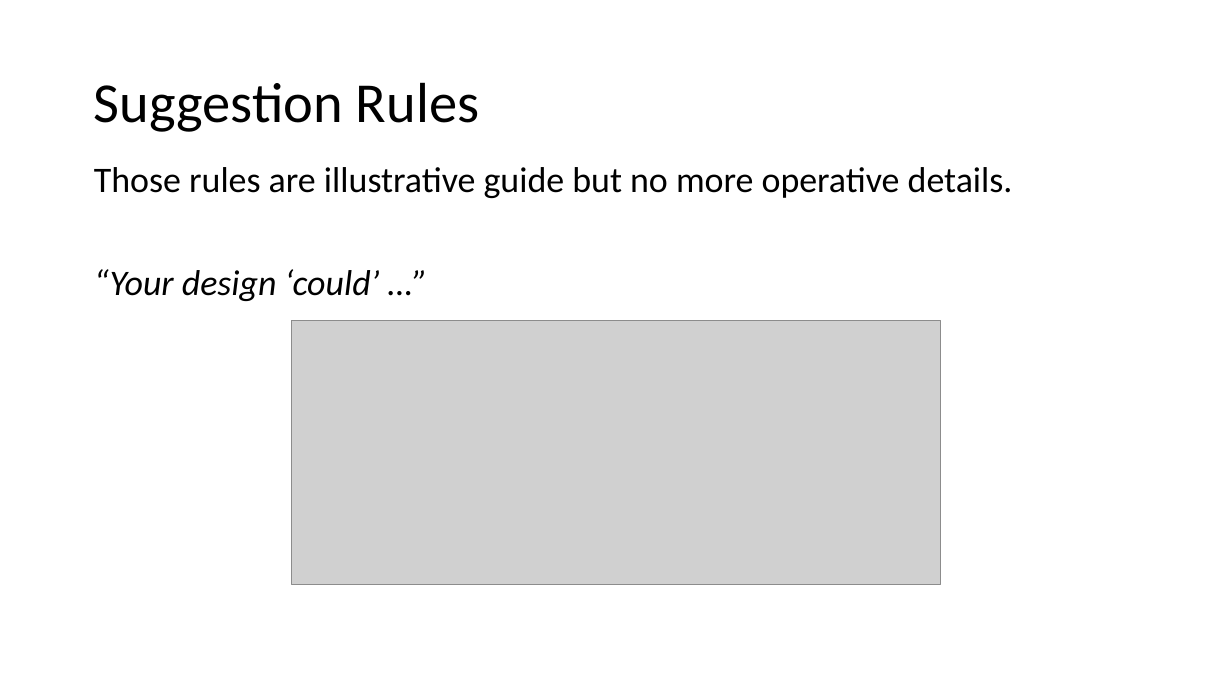
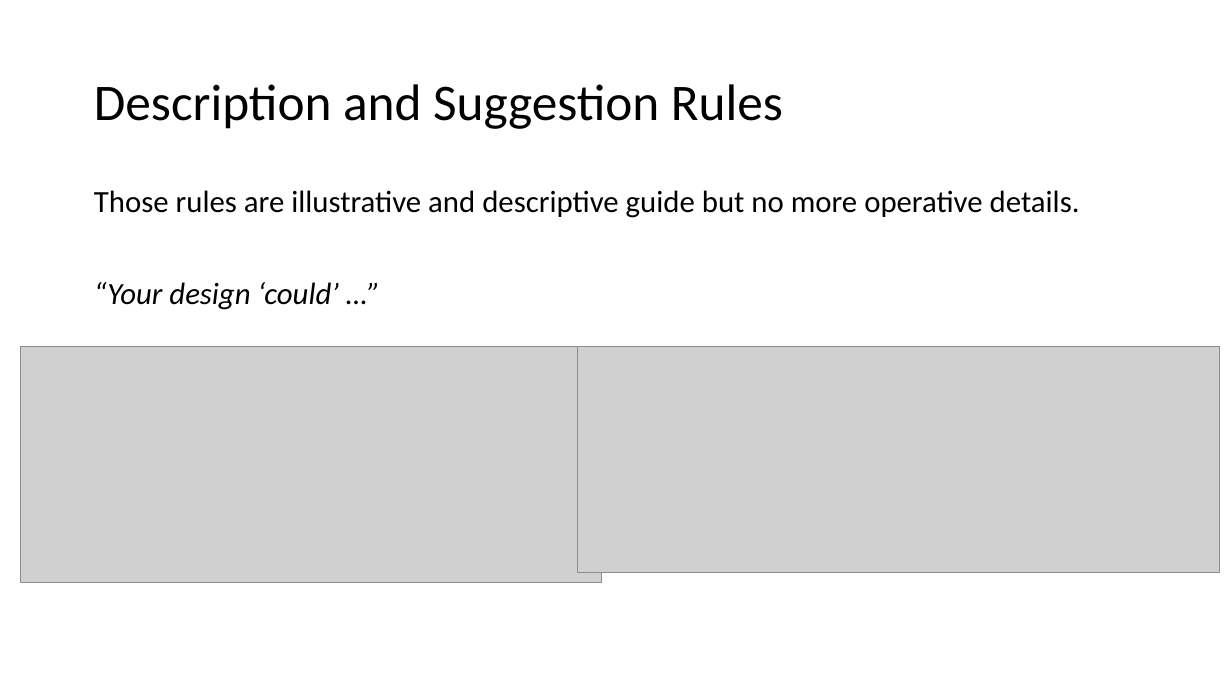
Before and after one commit to MulongXie/AppRuleCheck-Android, a slide deck: slide 9 of doc/week2.pptx (slide 6 before the commit). Drawn at 1232x693 pixels with LibreOffice and Linux fonts; fonts in the diff are those of the drawing; grey boxes stand for pictures. Boxes give left, top, right and bottom in pixels: in the first picture for what was removed or moved away, otherwise in the second. Text is boxed around its words. In the diff, an @@ line names an element or a change of style, - is before the commit and + after.

```diff
--- a/doc/week2.pptx
+++ b/doc/week2.pptx
@@ title at [94,84,783,129]: text changed; size 44 to 40 pt @@
-Suggestion Rules
+Description and Suggestion Rules
@@ text "Those rules are illustrative and ...": place and size @@
-text "Those rules are illustrative and ..." at [94,167,1013,301]
+text "Those rules are illustrative and ..." at [94,190,1080,310]
@@ text at [94,190,1080,218]: text changed; size 28 to 24 pt @@
-Those rules are illustrative guide but no more operative details.
+Those rules are illustrative and descriptive guide but no more operative details.
@@ text at [94,282,339,310]: size 28 to 24 pt in "“Your design ‘could’ …”" @@
@@ picture: place and size @@
-picture at [291,321,941,584]
+picture at [20,347,602,582]
@@ picture added at [578,347,1219,573] @@
```
Also in this commit, not shown: 5 other slides changed, 8 slides added, 3 other files.
